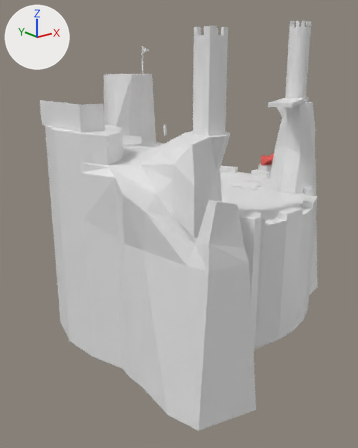
An edit to the Blender file assets/level.blend, drawn before and after from the same camera.
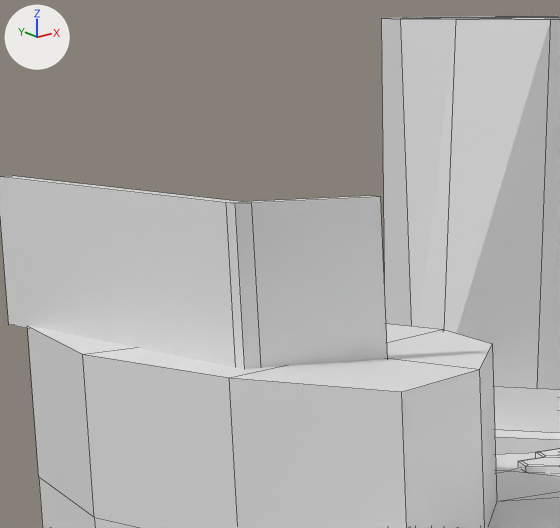
The first picture shows the older version from a 50 mm lens placed at (-3.1, -3.7, 1.18), pointed at (-0.28, -0.16, -0.23). The close-ups show both versions on the part from 11% to 37% of the width and 16% to 35% of the height of that picture; other places that the commit changed are outside them. Arrows for +X, +Y and +Z are at upper left; the lights stay in place. The close-ups show mesh edges as thin lines.

Names of what the first close-up shows: '3_tiles.006', 'House', 'Mountain A', 'Mountain B'.
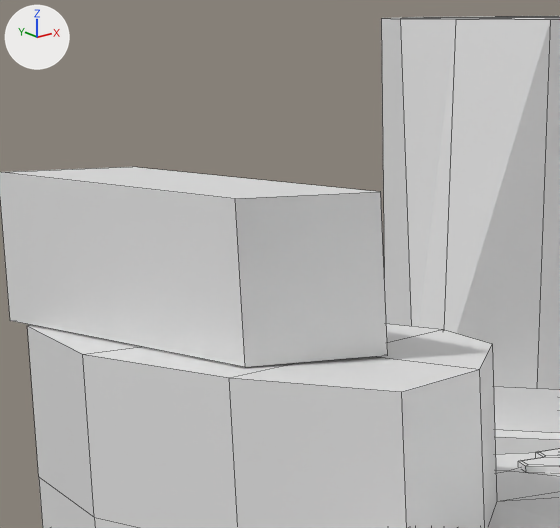
What the commit changed:
me_cube_017 is used by ob_house; location (-1.264, -0.271, 0.834).
me_cube_017 had 16 vertices, 14 faces and spanned x -0.1..0.1, y -0.1..0.586, z -0.1..0.1.
me_cube_017 now has 8 vertices, 6 faces and spans x -1.0..1.0, y -1.0..1.0, z -1.0..1.0.
me_cube_017 part 1: the whole mesh is rebuilt.
Object 'House' (ob_house) moves from (-1.264, -0.271, 0.834) to (-1.263, -0.029, 0.839).
Object 'House' (ob_house) is rescaled from (1.0, 1.0, 1.0) to (0.1, 0.341, 0.1).

What differs and where, as boxes (x1, y1, x2, y2) in the close-ups (560 x 528 px):
'House', reshaped, moved, rescaled
    before: (0, 176, 388, 369)
    after: (0, 167, 388, 367)
